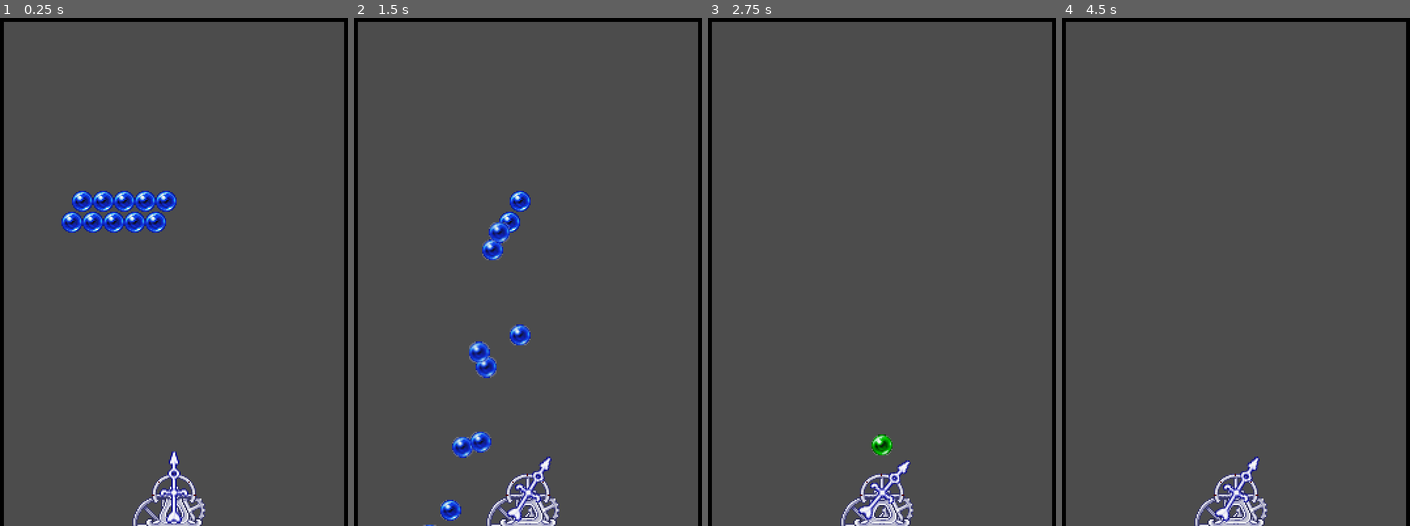
Above: before the commit, frames 1-4 (left to right).
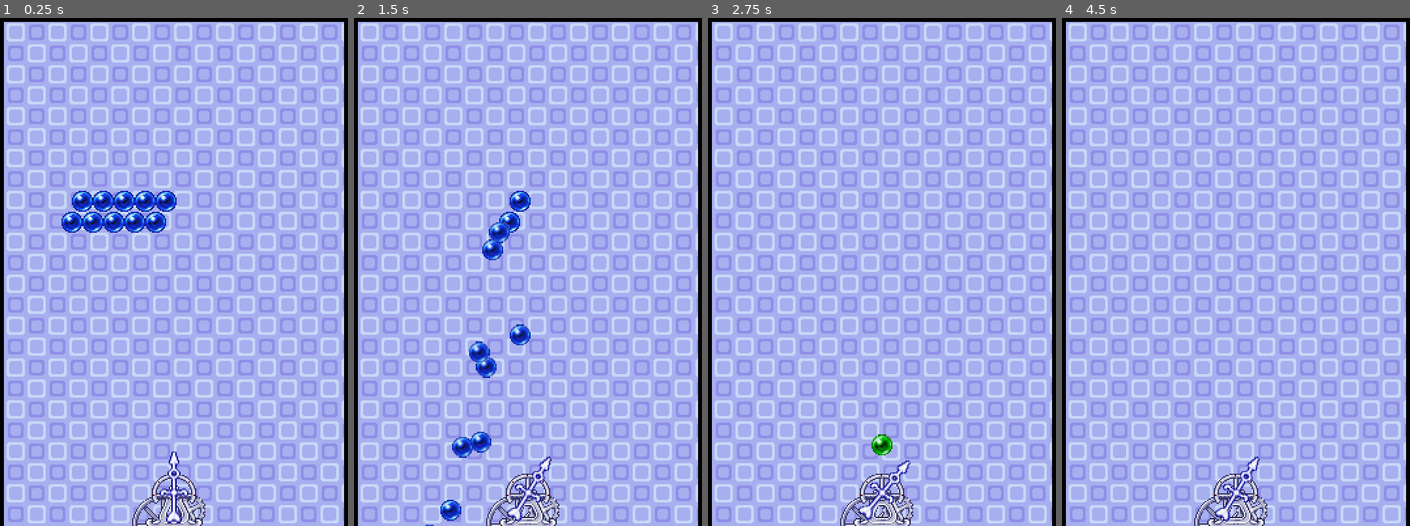
Above: after the commit, the same moments.

Repository: Demoli/Bobble
Game: Godot game, scene res://scenes/Level.tscn
Same seed, same stepped clock (60 frames per second), same inputs: the game is played once before the commit and once after it.
Inputs (mouse positions are in pixels of both pictures, inside the frame that each line leads up to):
- Up to frame 1 (0.25 s): no input
- Up to frame 2 (1.5 s): tap Enter at 0.5 s; move the mouse to (615, 236) at 0.52 s; hold D (rotate_right) 0.53-1.28 s; hold Space (fire) 0.53-1.28 s; click (615, 236) at 0.67 s; move the mouse to (447, 292) at 1.27 s; hold A (rotate_left) from 1.28 s (still down); tap Space (fire) at 1.35 s
- Up to frame 3 (2.75 s): move the mouse to (920, 150) at 2.02 s; release A (rotate_left) at 2.03 s; hold D (rotate_right) from 2.03 s (still down); hold Space (fire) from 2.03 s (still down)
- Up to frame 4 (4.5 s): move the mouse to (1215, 368) at 2.77 s; release Space (fire) at 2.78 s; tap Space (fire) at 2.85, 4.35 s; click (1215, 368) at 2.92 s; move the mouse to (1354, 343) at 3.52 s; release D (rotate_right) at 3.53 s; hold Space (fire) 3.53-4.28 s; hold A (rotate_left) from 3.53 s (still down); move the mouse to (1117, 185) at 4.27 s

The runs differ from the first frame. In frame 1, 94% of the frame differs, in the area x 1-99%, y 0-100%; in frame 2, 94%; in frame 3, 95%; in frame 4, 96%.

Commit message:
Add background

Diff:
--- a/scenes/Level.tscn
+++ b/scenes/Level.tscn
@@ -1,21 +1,31 @@
-[gd_scene load_steps=4 format=2]
+[gd_scene load_steps=5 format=2]
 
-[ext_resource path="res://scenes/Cannon.tscn" type="PackedScene" id=1]
-[ext_resource path="res://scenes/Wall.tscn" type="PackedScene" id=2]
-[ext_resource path="res://scenes/BubbleGrid.tscn" type="PackedScene" id=3]
+[ext_resource path="res://assets/background.png" type="Texture" id=1]
+[ext_resource path="res://scenes/Cannon.tscn" type="PackedScene" id=2]
+[ext_resource path="res://scenes/Wall.tscn" type="PackedScene" id=3]
+[ext_resource path="res://scenes/BubbleGrid.tscn" type="PackedScene" id=4]
 
 [node name="Level" type="Node2D"]
 
-[node name="Cannon" parent="." instance=ExtResource( 1 )]
+[node name="Background" type="TextureRect" parent="."]
+margin_left = 5.0
+margin_top = 15.0
+margin_right = 285.0
+margin_bottom = 400.0
+texture = ExtResource( 1 )
+expand = true
+stretch_mode = 2
+
+[node name="Cannon" parent="." instance=ExtResource( 2 )]
 position = Vector2( 150, 380 )
 
-[node name="LeftWall" parent="." instance=ExtResource( 2 )]
+[node name="LeftWall" parent="." instance=ExtResource( 3 )]
 
-[node name="TopWall" parent="." instance=ExtResource( 2 )]
+[node name="TopWall" parent="." instance=ExtResource( 3 )]
 position = Vector2( 280, 0 )
 
-[node name="RightWall" parent="." instance=ExtResource( 2 )]
+[node name="RightWall" parent="." instance=ExtResource( 3 )]
 position = Vector2( 595, -5 )
 rotation = 1.57079
 
-[node name="BubbleTilemap" parent="." instance=ExtResource( 3 )]
+[node name="BubbleTilemap" parent="." instance=ExtResource( 4 )]
Binary file added: assets/background.png
Not shown, added: assets/background.png.import
